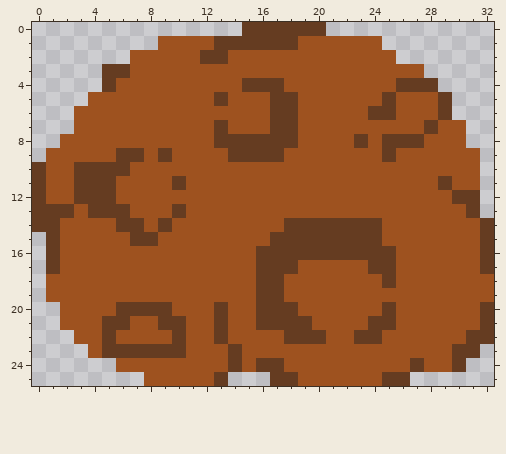
Two versions of one pixel-art sprite, Assets/Art/FallingRock.png. This is how it looked before the edit.
The file is 33x26 pixels.
The same view after the edit:
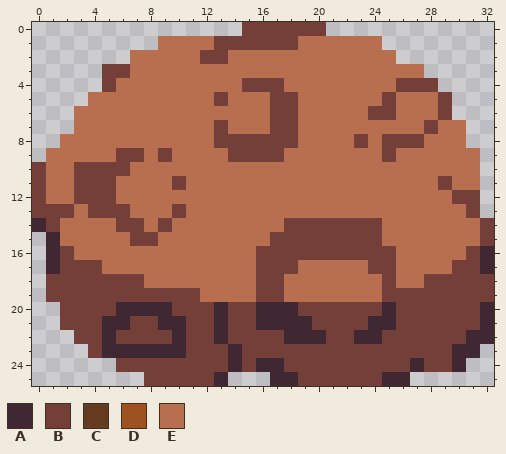
Palette (. is transparent): A #3f2832  B #743f39  C #653c21  D #9e521f  E #b86f50
Commit: Falling rock has shading
Change:
Changed rows in their new state; - is an unchanged pixel.
first column x 0:
 0 ---------------BBBBBB------------
 1 ---------EEEEBBBBBBEEEEEE--------
 2 -------EEEEEBBEEEEEEEEEEEE-------
 3 -----BBEEEEEEEEEEEEEEEEEEEEE-----
 4 -----BEEEEEEEEEBBBEEEEEEEEBBB----
 5 ----EEEEEEEEEBEEEBBEEEEEEBEEEB---
 6 ---EEEEEEEEEEEEEEBBEEEEEBBEEEB---
 7 ---EEEEEEEEEEBEEEBBEEEEEEEEEBEE--
 8 --EEEEEEEEEEEBBBBBBEEEEBEBBBEEE--
 9 -EEEEEBBEBEEEEBBBBEEEEEEEBEEEEEE-
10 BEEBBBBEEEEEEEEEEEEEEEEEEEEEEEEE-
11 BEEBBBEEEEBEEEEEEEEEEEEEEEEEEBEE-
12 BEEBBBEEEEEEEEEEEEEEEEEEEEEEEEBB-
13 BBBEBBBEEEBEEEEEEEEEEEEEEEEEEEEB-
14 ABEEEEBBEBEEEEEEEEBBBBBBBEEEEEEEB
15 -AEEEEEBBEEEEEEEEBBBBBBBBEEEEEEEB
16 -ABEEEEEEEEEEEEEBBBBBBBBBBEEEEEBA
17 -ABBBEEEEEEEEEEEBBBEEEEEBBEEEEBBA
18 -BBBBBBBEEEEEEEEBBEEEEEEEBEEBBBBB
19 -BBBBBBBBBBBEEEEBBEEEEEEEBBBBBBBB
20 --BBBBAAAABBBABBAAABBBBBBABBBBBBA
21 --BBBAABBAABBABBAAAABBBBAABBBBBBA
22 ---BBABBBBABBABBBBAAABBAABBBBBBAA
23 ----BAAAAAABBBABBBBBBBBBBBBBBBAA-
24 ------BBBBBBBBABAABBBBBBBBBABBA--
25 --------BBBBBA---AABBBBBBAA------
Changed places in both pictures, as pixel boxes (x1, y1, x2, y2):
changed: (32, 22, 494, 386)
